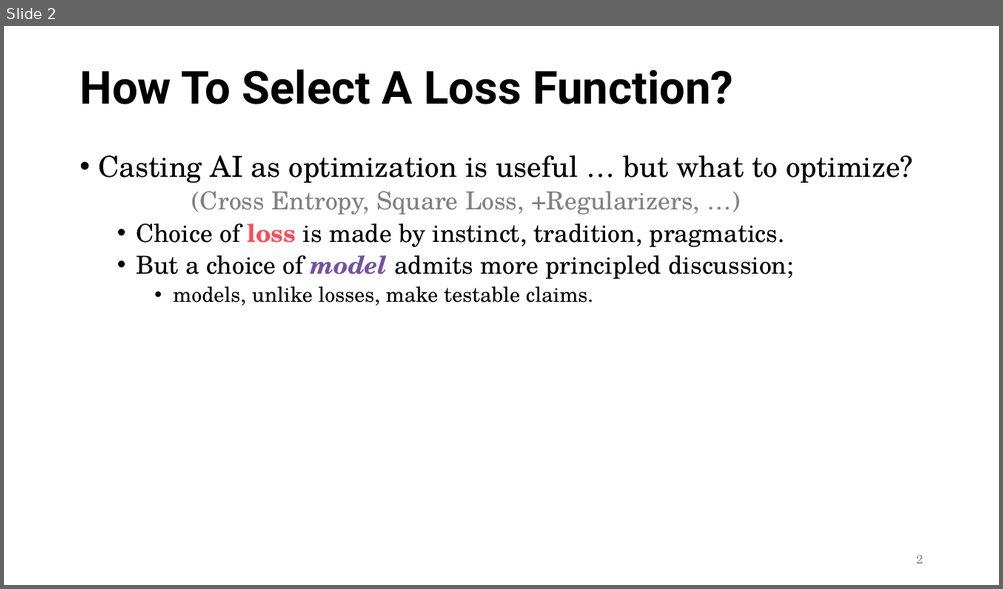
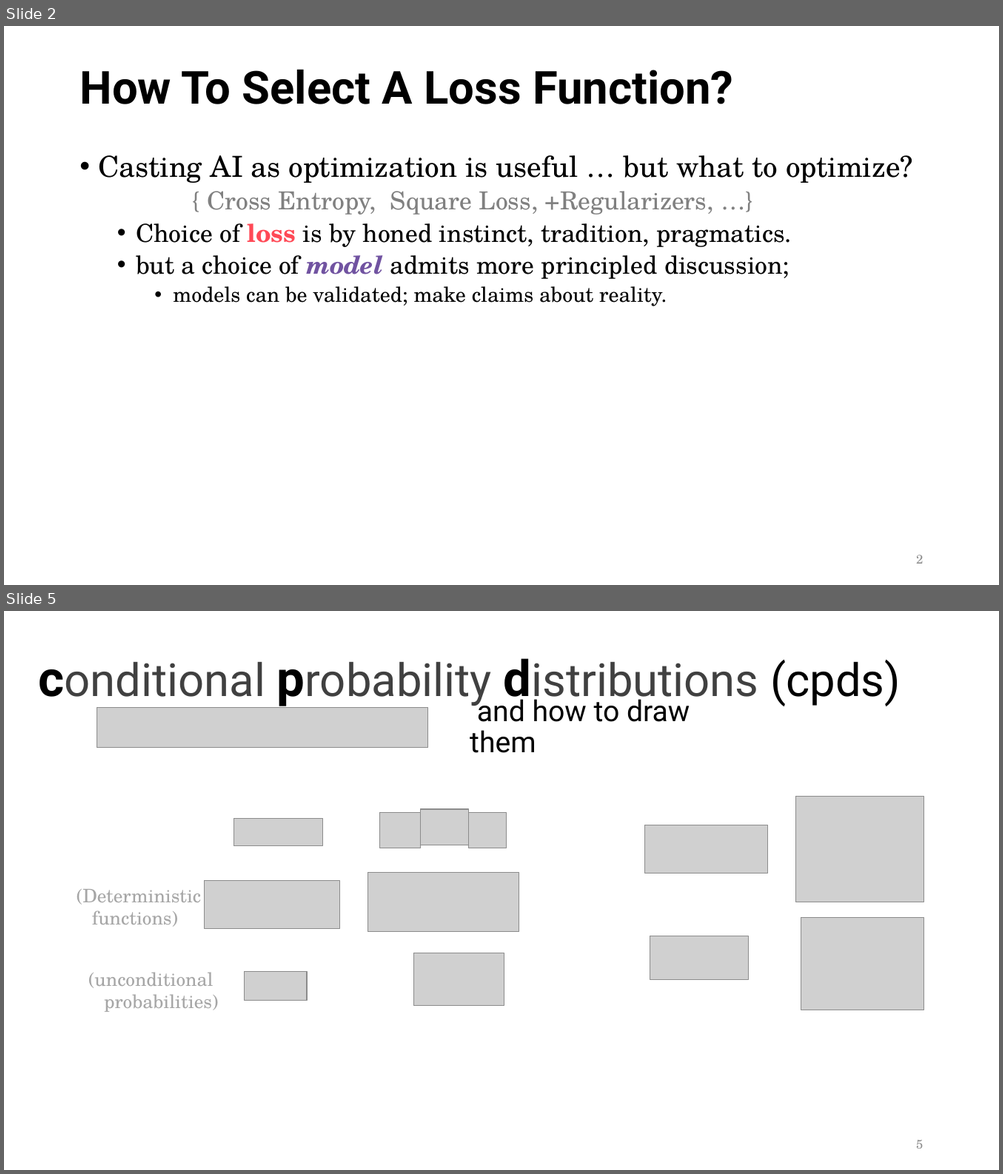
Before and after one commit to orichardson/pdg-expts, a slide deck: present/ai-seminar-2023/one-true-loss--45min.pptx. Shown one above the other, each under a label of ours: slide 2 before the commit, slides 2 and 5 after it; the slides between them are not shown. The pictures are 1003x589 and 1003x1174 pixels, drawn with LibreOffice and Linux fonts; fonts in the diff are those of the drawing; grey boxes stand for pictures. Boxes give left, top, right and bottom in pixels: in the first picture for what was removed or moved away, otherwise in the second. Text is boxed around its words. In the diff, an @@ line names an element or a change of style, - is before the commit and + after.

Commit message:
changes to one-true-loss.pptx??

```diff
--- a/present/ai-seminar-2023/one-true-loss--45min.pptx
+++ b/present/ai-seminar-2023/one-true-loss--45min.pptx
@@ slide 5 added at box(4, 611, 999, 1170), background #FFFFFF @@
@@ title added at box(770, 660, 900, 706), 44 pt, text #404040 @@
+conditional probability distributions (cpds)
@@ text added at box(469, 695, 689, 753), 28 pt, text #000000 @@
+and how to draw them
@@ picture added at box(97, 707, 429, 748) @@
@@ picture added at box(421, 809, 468, 846) @@
@@ picture added at box(796, 797, 923, 902) @@
@@ picture added at box(234, 818, 323, 846) @@
@@ picture added at box(379, 812, 421, 849) @@
@@ picture added at box(468, 812, 506, 849) @@
@@ picture added at box(645, 825, 768, 874) @@
@@ picture added at box(368, 872, 519, 932) @@
@@ text added at box(77, 889, 201, 927), 18 pt, text #A6A6A6 @@
+(Deterministic
+functions)
@@ picture added at box(205, 880, 340, 929) @@
@@ picture added at box(801, 918, 923, 1011) @@
@@ picture added at box(649, 937, 748, 980) @@
@@ picture added at box(414, 954, 504, 1006) @@
@@ text added at box(88, 972, 218, 1012), 18 pt, text #A6A6A6 @@
+(unconditional
+probabilities)
@@ picture added at box(244, 972, 307, 1001) @@
@@ page number added at box(916, 1140, 922, 1149), 12 pt, text #8C8C8C @@
+5
@@ slide 2 changed as well @@
@@ text at box(136, 191, 791, 306): text changed @@
-  (Cross Entropy, Square Loss, +Regularizers, …)
-  • Choice of loss is made by instinct, tradition, pragmatics.
-  • But a choice of model admits more principled discussion;
-    • models, unlike losses, make testable claims.
+  { Cross Entropy, Square Loss, +Regularizers, …}
+  • Choice of loss is by honed instinct, tradition, pragmatics.
+  • but a choice of model admits more principled discussion;
+    • models can be validated; make claims about reality.
```
Also in this commit, not shown: 15 other slides changed, 18 other slides added.
